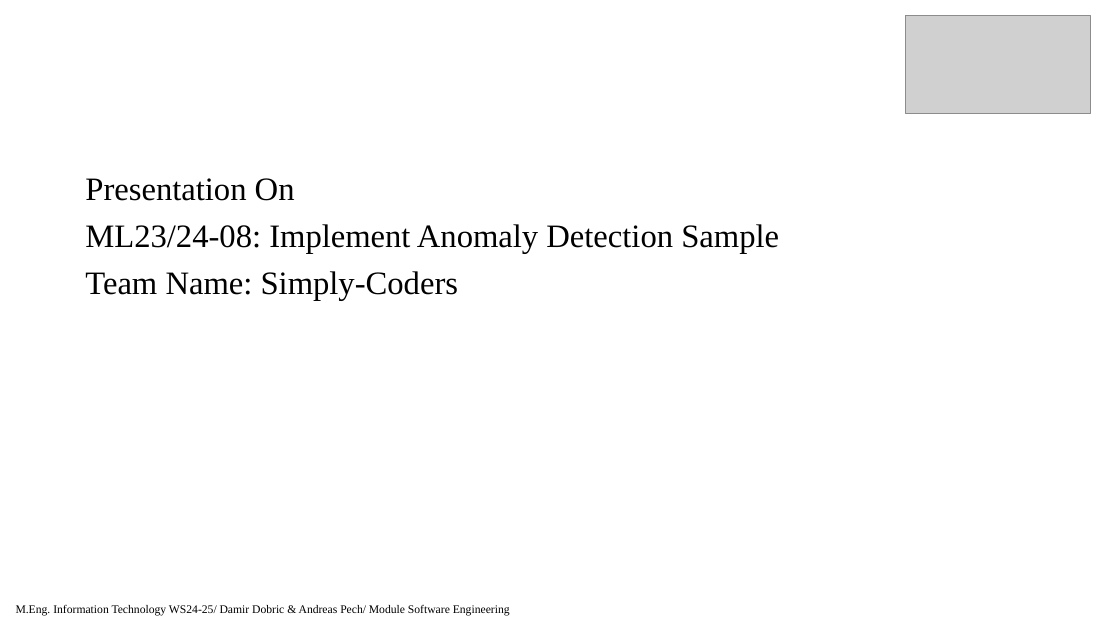
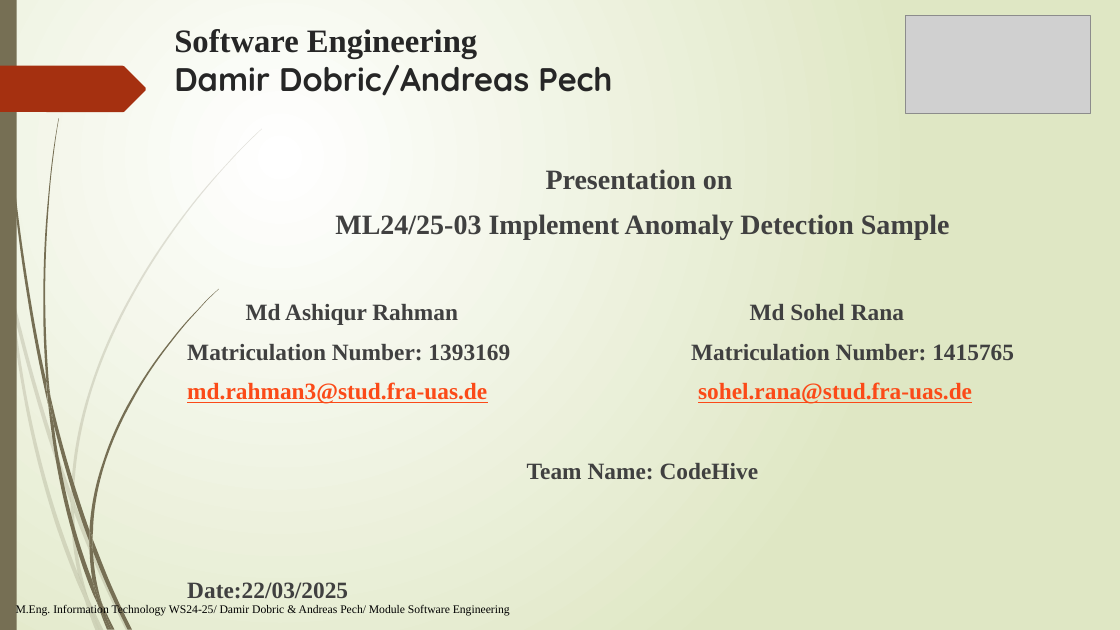
Before and after one commit to sohelranalive/neocortexapi-CodeHive, a slide deck: slide 1 of source/MySEProject/Documentation/PresentationFile_CodeHive.pptx. Drawn at 1120x630 pixels with LibreOffice and Linux fonts; fonts in the diff are those of the drawing; grey boxes stand for pictures. Boxes give left, top, right and bottom in pixels: in the first picture for what was removed or moved away, otherwise in the second. Text is boxed around its words. In the diff, an @@ line names an element or a change of style, - is before the commit and + after.

Commit message:
worked on presentation

```diff
--- a/source/MySEProject/Documentation/PresentationFile_CodeHive.pptx
+++ b/source/MySEProject/Documentation/PresentationFile_CodeHive.pptx
@@ background #FFFFFF to gradient #FFFFFF to #DFE8C4 @@
@@ rectangle added at box(0, 0, 17, 630), fill #766F54 @@
@@ title added at box(174, 29, 612, 96), 28 pt, text #262626, bold @@
+Software Engineering
+Damir Dobric/Andreas Pech
@@ freeform shape added at box(0, 66, 146, 112), fill #A53010 @@
@@ text at box(187, 169, 1014, 599): text changed; size 28 to 20 pt; text colour #000000 to #404040; bold on @@
-Presentation On
-ML23/24-08: Implement Anomaly Detection Sample
-Team Name: Simply-Coders
+Presentation on
+ML24/25-03 Implement Anomaly Detection Sample
+Md Ashiqur Rahman Md Sohel Rana
+Matriculation Number: 1393169 Matriculation Number: 1415765
+md.rahman3@stud.fra-uas.de sohel.rana@stud.fra-uas.de
+Team Name: CodeHive
+Date:22/03/2025
@@ group added at box(0, 129, 262, 630): 10 freeform shapes @@
@@ group added at box(3, 0, 218, 630): 12 freeform shapes @@
```
